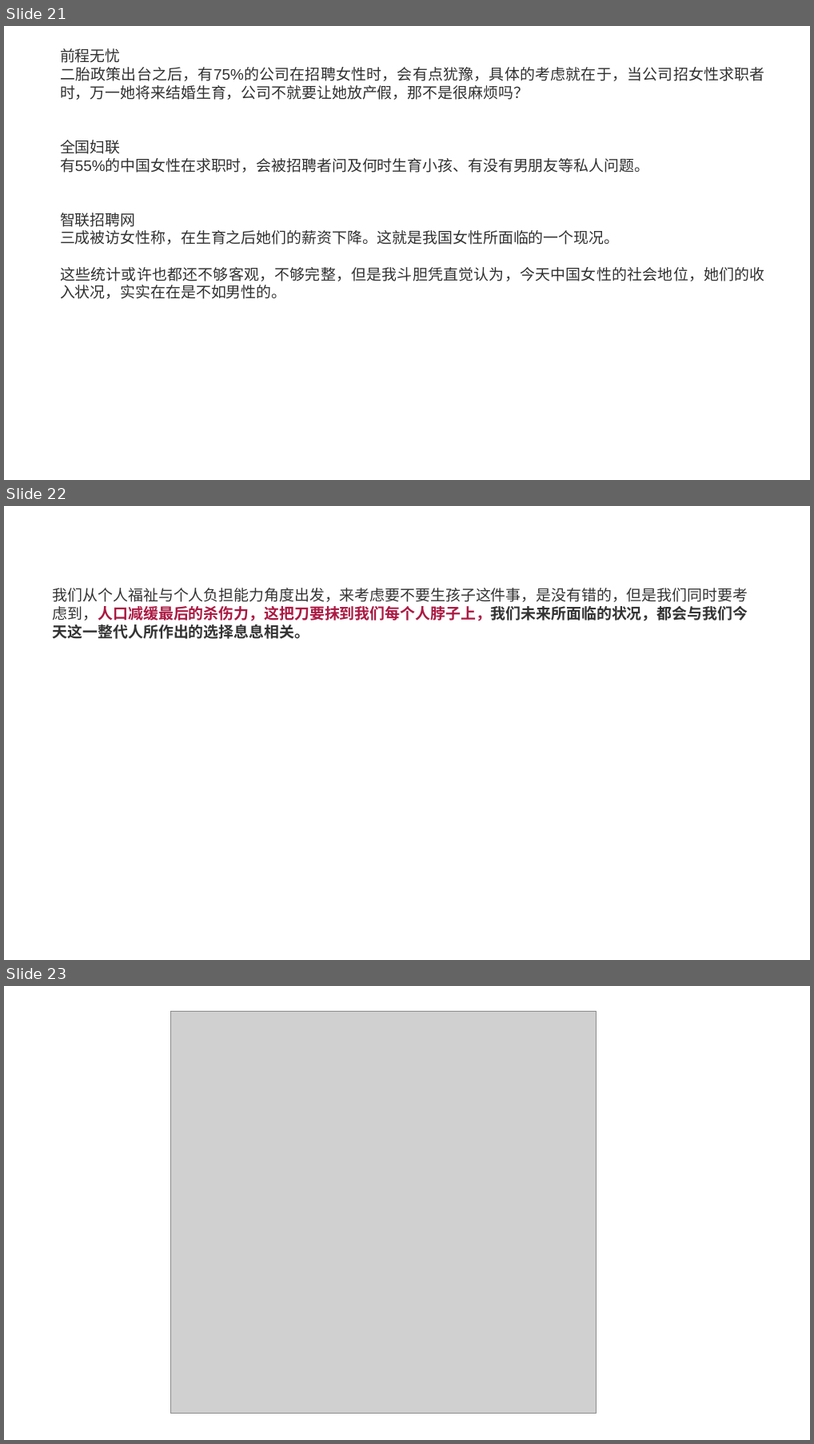
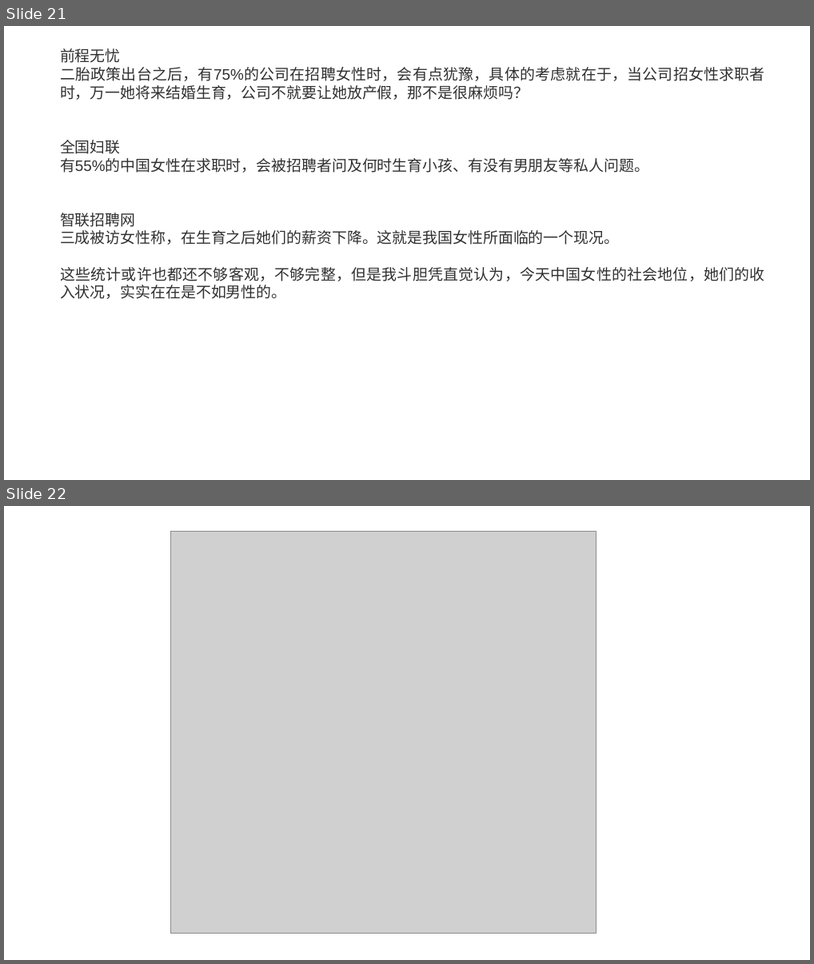
Before and after one commit to FredJiangFei/freetalk, a slide deck: 生娃是国家大事/sw - Copy.pptx. Shown one above the other, each under a label of ours: slides 21, 22 and 23 before the commit, slides 21 and 22 after it. The pictures are 814x1444 and 814x964 pixels, drawn with LibreOffice and Linux fonts; fonts in the diff are those of the drawing; grey boxes stand for pictures. Boxes give left, top, right and bottom in pixels: in the first picture for what was removed or moved away, otherwise in the second. Text is boxed around its words. In the diff, an @@ line names an element or a change of style, - is before the commit and + after.

```diff
--- a/生娃是国家大事/sw - Copy.pptx
+++ b/生娃是国家大事/sw - Copy.pptx
@@ slide 22 removed at box(4, 506, 810, 960), background #FFFFFF @@
@@ text removed at box(53, 588, 748, 639) @@
-我们从个人福祉与个人负担能力角度出发，来考虑要不要生孩子这件事，是没有错的，但是我们同时要考虑到，人口减缓最后的杀伤力，这把刀要抹到我们每个人脖子上，我们未来所面临的状况，都会与我们今天这一整代人所作出的选择息息相关。
@@ what was slide 23 is now slide 22 @@
```
Also in this commit, not shown: 5 slides changed, 1 slide added, 1 other slide removed, 2 other files.
